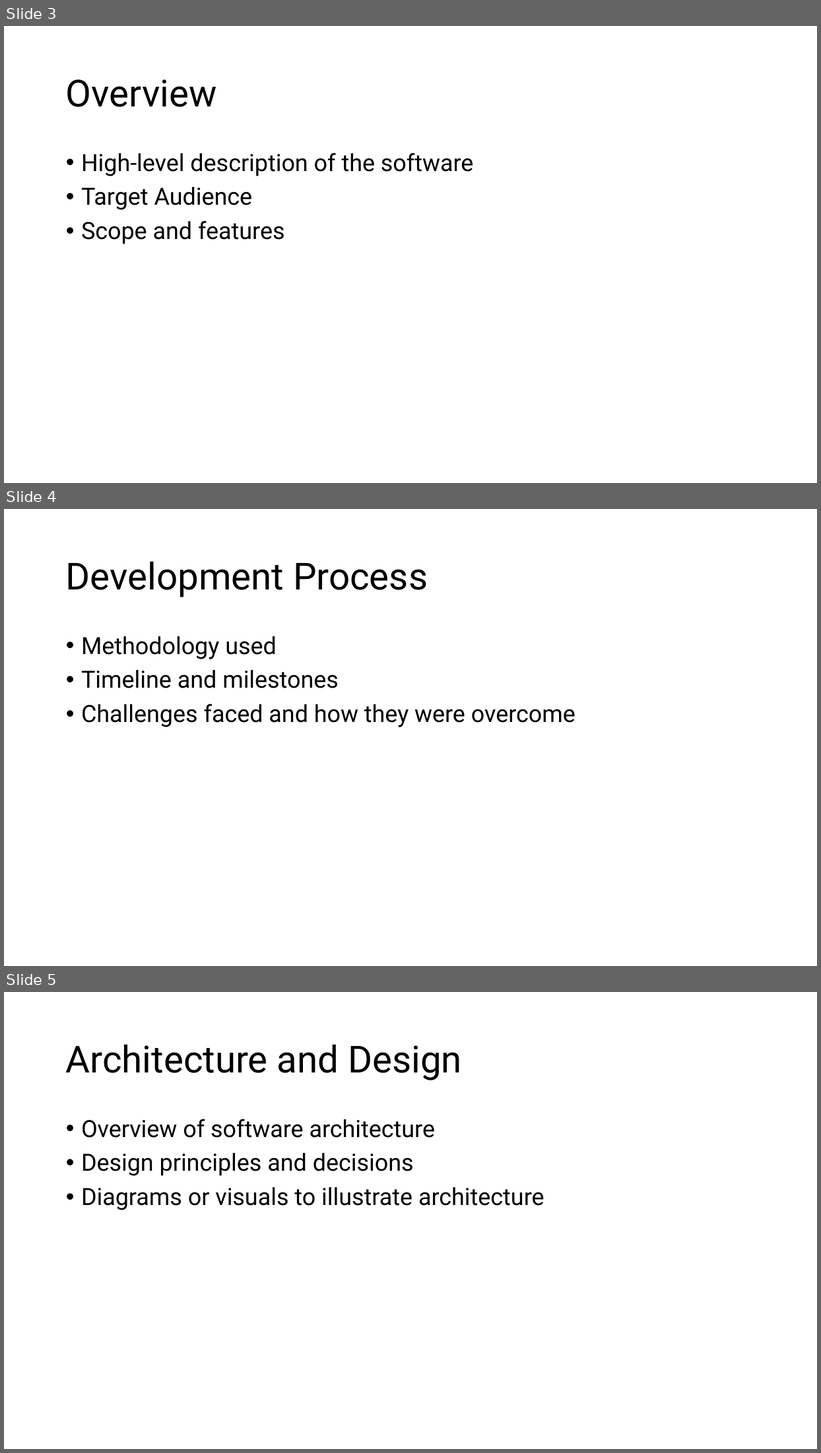
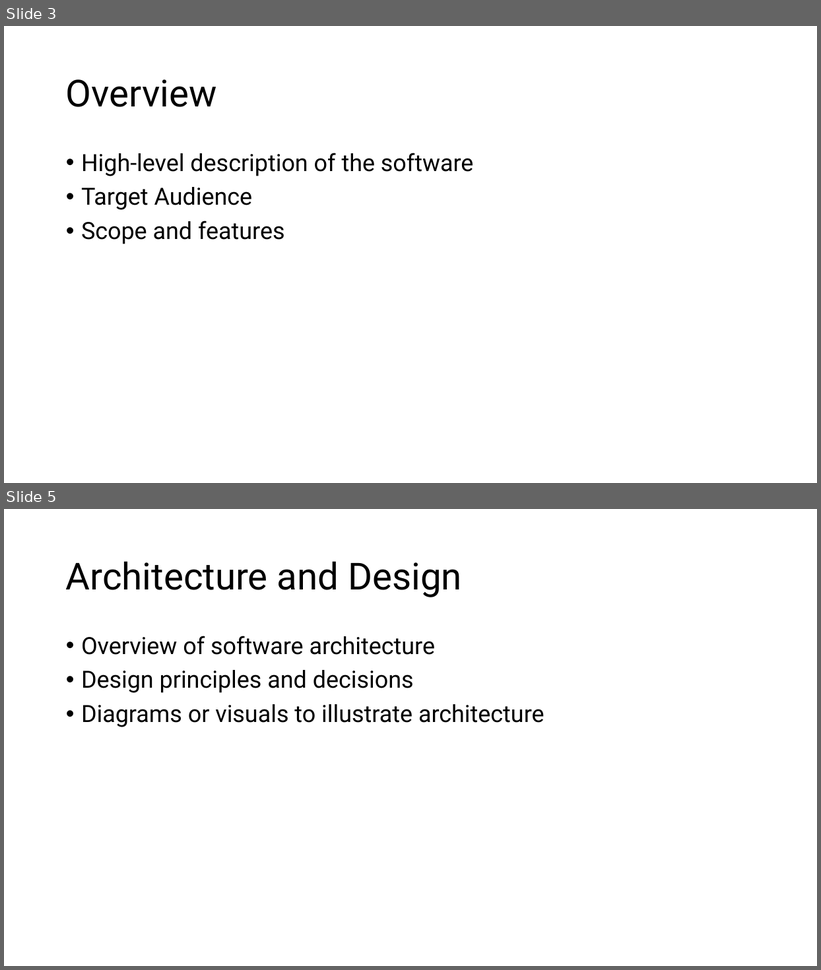
Before and after one commit to WakeTechBrandon/Bombastic-Bookstore, a slide deck: ProjectPresentation.pptx. Shown one above the other, each under a label of ours: slides 3, 4 and 5 before the commit, slides 3 and 5 after it; the slides between them are not shown. The pictures are 821x1453 and 821x970 pixels, drawn with LibreOffice and Linux fonts; fonts in the diff are those of the drawing. Boxes give left, top, right and bottom in pixels: in the first picture for what was removed or moved away, otherwise in the second. Text is boxed around its words. In the diff, an @@ line names an element or a change of style, - is before the commit and + after.

```diff
--- a/ProjectPresentation.pptx
+++ b/ProjectPresentation.pptx
@@ slide 4 removed at (x1=4, y1=509, x2=817, y2=966), background #FFFFFF @@
@@ title removed at (x1=66, y1=561, x2=428, y2=597) @@
-Development Process
@@ text removed at (x1=81, y1=636, x2=576, y2=727) @@
-• Methodology used
-• Timeline and milestones
-• Challenges faced and how they were overcome
```
Also in this commit, not shown: 4 slides changed, 3 slides added, 2 other slides removed, 1 other file.
